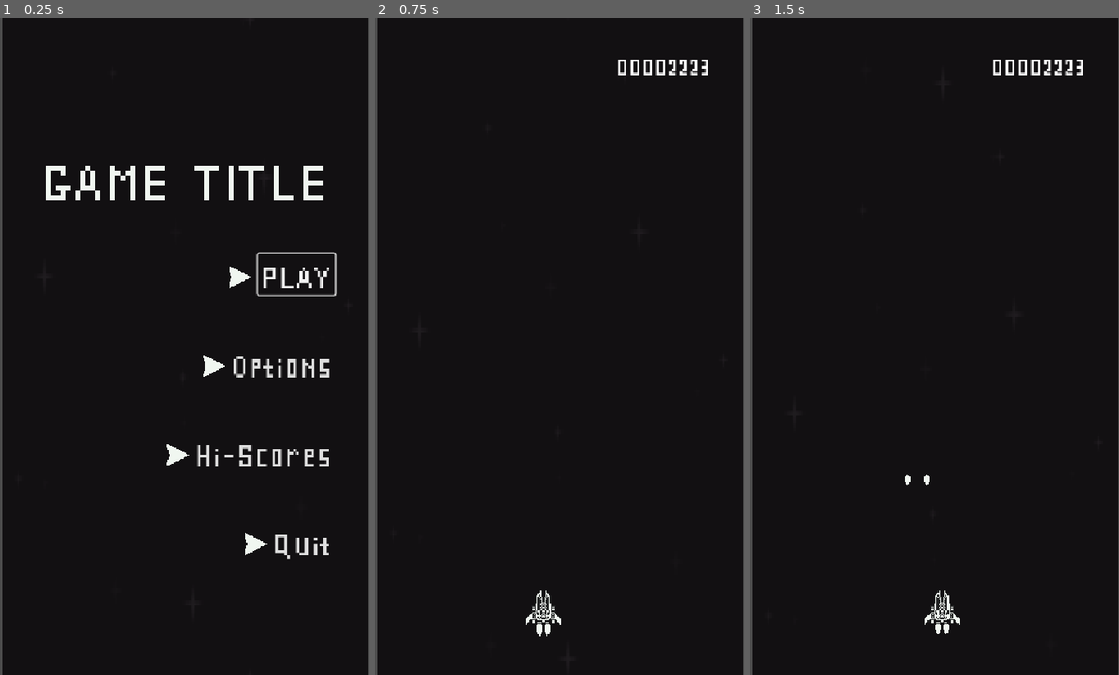
Above: before the commit, frames 1-3 (left to right).
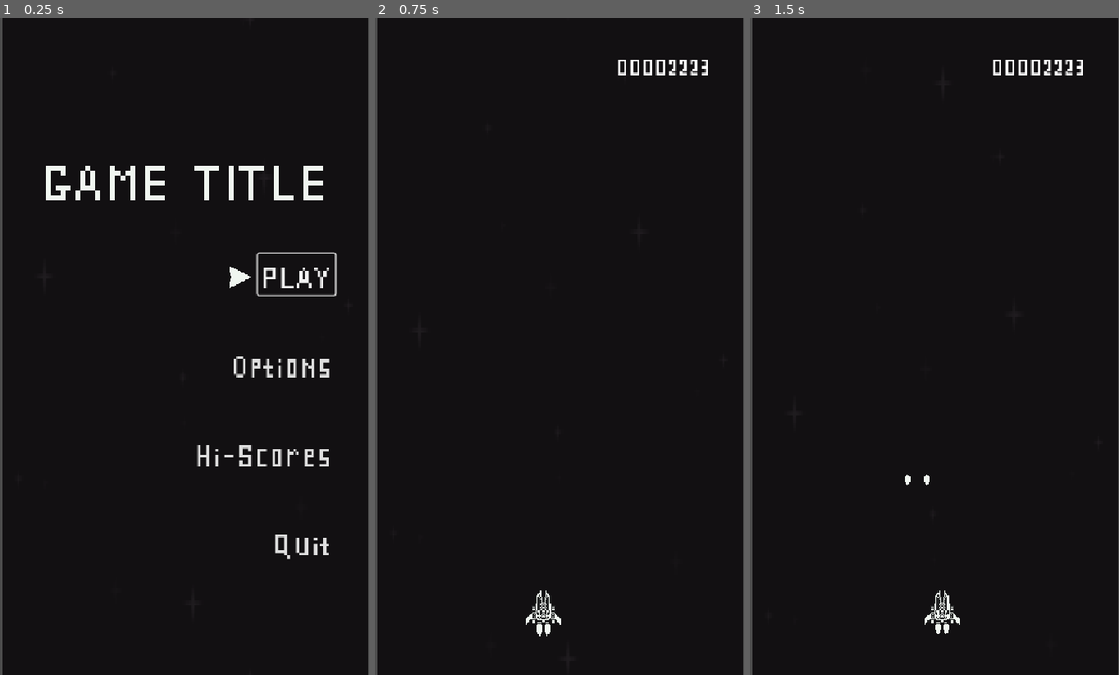
Above: after the commit, the same moments.

Repository: rnakkas/GodotSandbox
Game: Godot game, scene res://ShmupSandbox/Main/Scenes/main.tscn
Two runs of this game, one before a commit and one after it. Both use one fixed random seed, a clock stepped at 60 frames per second and the inputs below.
Inputs (mouse positions are in pixels of both pictures, inside the frame that each line leads up to):
- Up to frame 1 (0.25 s): no input
- Up to frame 2 (0.75 s): click "PLAY" at 0.5 s
- Up to frame 3 (1.5 s): tap Enter at 1.25 s; move the mouse to (1015, 313) at 1.27 s; press the mouse at (1015, 313) at 1.28 s; hold D (move_right) from 1.28 s (still down)

The runs differ from the first frame. In frame 1, 0.3% of the frame differs, in the area x 45-73%, y 51-82%; in frame 2, nothing differs; in frame 3, nothing differs.

Commit message:
debugging main menu focus

Diff:
--- a/ShmupSandbox/UI/Scenes/main_menu.tscn
+++ b/ShmupSandbox/UI/Scenes/main_menu.tscn
@@ -68,6 +68,7 @@
 layout_mode = 2
 size_flags_horizontal = 4
 size_flags_vertical = 4
+focus_neighbor_bottom = NodePath("../../HBoxContainer2/options_button")
 theme_override_fonts/font = ExtResource("3_v14c2")
 theme_override_font_sizes/font_size = 70
 text = "PLAY"
@@ -97,6 +98,8 @@
 layout_mode = 2
 size_flags_horizontal = 8
 size_flags_vertical = 4
+focus_neighbor_top = NodePath("../../HBoxContainer/play_button")
+focus_neighbor_bottom = NodePath("../../HBoxContainer3/hi_scores_button")
 theme_override_fonts/font = ExtResource("3_v14c2")
 theme_override_font_sizes/font_size = 70
 text = "Options"
@@ -125,6 +128,8 @@
 unique_name_in_owner = true
 layout_mode = 2
 size_flags_horizontal = 8
+focus_neighbor_top = NodePath("../../HBoxContainer2/options_button")
+focus_neighbor_bottom = NodePath("../../HBoxContainer4/quit_button")
 theme_override_fonts/font = ExtResource("3_v14c2")
 theme_override_font_sizes/font_size = 70
 text = "Hi-Scores"
@@ -154,6 +159,7 @@
 layout_mode = 2
 size_flags_horizontal = 8
 size_flags_vertical = 4
+focus_neighbor_top = NodePath("../../HBoxContainer3/hi_scores_button")
 theme_override_fonts/font = ExtResource("3_v14c2")
 theme_override_font_sizes/font_size = 70
 text = "Quit"
--- a/ShmupSandbox/UI/Scripts/main_menu.gd
+++ b/ShmupSandbox/UI/Scripts/main_menu.gd
@@ -17,20 +17,27 @@
 signal hi_scores_button_pressed()
 signal quit_button_pressed()
 
-var button_selector_map : Dictionary[Button, TextureRect] = {}
+enum ButtonType {
+	PLAY,
+	OPTIONS,
+	HI_SCORES,
+	QUIT
+}
+
+var button_selector_array : Array[TextureRect] = []
 
 func _ready() -> void:
-	button_selector_map = {
-		play_button : play_selector_icon,
-		options_button : options_selector_icon,
-		hi_scores_button : hi_scores_selector_icon,
-		quit_button : quit_selector_icon
-	}
-
-	print(button_selector_map[play_button])
+	button_selector_array.append_array(
+		[
+			play_selector_icon,
+			options_selector_icon,
+			hi_scores_selector_icon,
+			quit_selector_icon
+		]
+	)
 
 	if self.visible:
-		play_button.grab_focus()
+		_focus_on_button(play_button, play_selector_icon)
 
 func _on_play_button_pressed() -> void:
 	play_button_pressed.emit()
@@ -45,5 +52,8 @@
 	quit_button_pressed.emit()
 
 ## Helper funcs
-func _show_button_selected() -> void:
-	print("s")
+func _focus_on_button(button : Button, icon : TextureRect) -> void:
+	button.grab_focus()
+	for i:int in range(button_selector_array.size()):
+			if button_selector_array[i] != icon:
+				button_selector_array[i].visible = false
